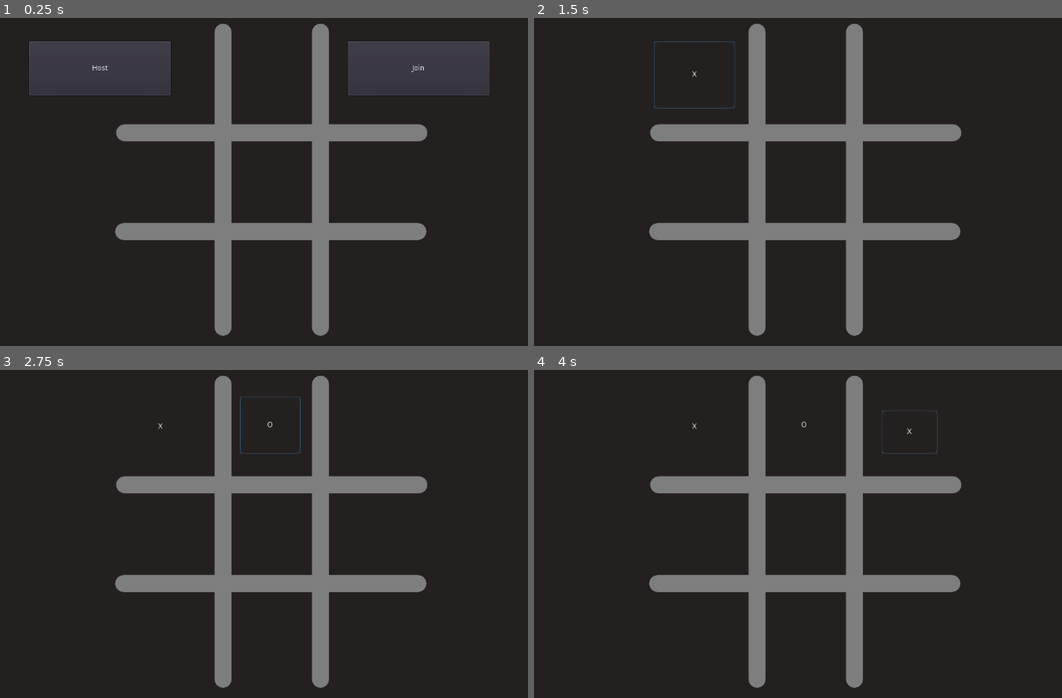
Above: before the commit, frames 1-4 (two rows, left to right).
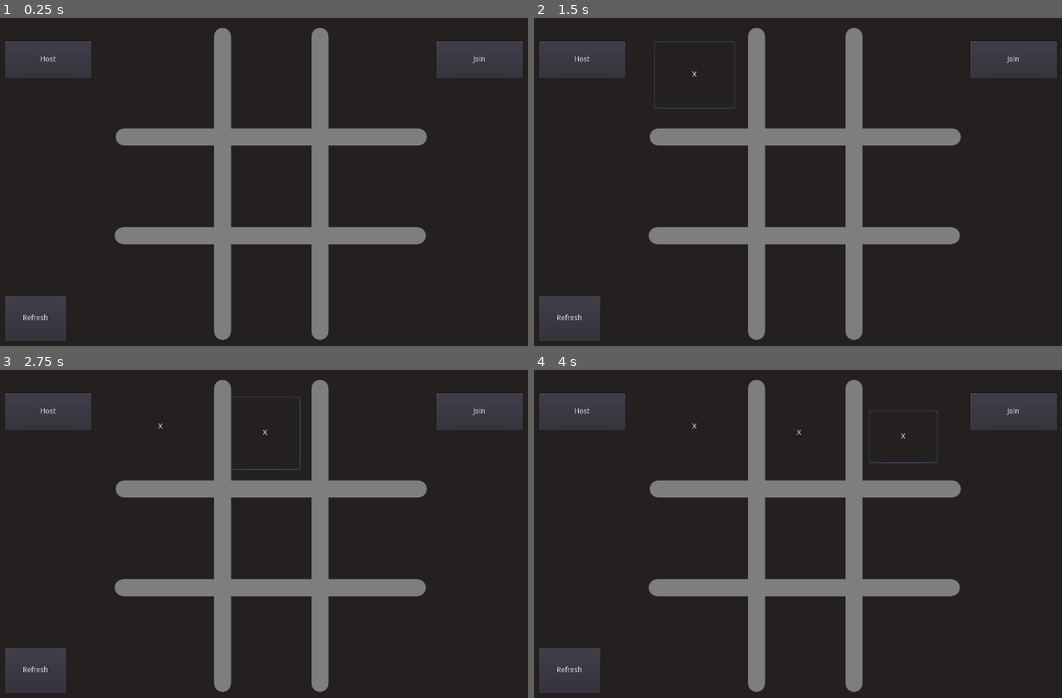
Above: after the commit, the same moments.

Repository: Aether-Interactive-Studios/Tic-Tac-Toe
Game: Godot game, scene res://Main.tscn
Two runs of this game, one before a commit and one after it. Both use one fixed random seed, a clock stepped at 60 frames per second and the inputs below.
Inputs (mouse positions are in pixels of both pictures, inside the frame that each line leads up to; where the layout moved, square brackets give the same spot in the first picture):
- Up to frame 1 (0.25 s): no input
- Up to frame 2 (1.5 s): click (692, 73) at 0.5 s; click (692, 73) at 1.25 s
- Up to frame 3 (2.75 s): click (264, 432) [269, 425] at 2 s
- Up to frame 4 (4 s): click "O" (after the commit: "X") at 2.75 s; click (903, 435) [908, 432] at 3.5 s

The runs differ from the first frame. In frame 1, 13% of the frame differs, in the area x 0-100%, y 1-99%; in frame 2, 8.7%; in frame 3, 8.8%; in frame 4, 8.8%.

Commit message:
Proper turn based

Diff:
--- a/Globals.gd
+++ b/Globals.gd
@@ -4,9 +4,9 @@
 # Declare member variables here. Examples:
 # var a = 2
 # var b = "text"
-var a ="X"
+var a = "X"
 var player = 0
-
+var turn = 0
 # Called when the node enters the scene tree for the first time.
 func _ready():
 
--- a/Main.gd
+++ b/Main.gd
@@ -1,49 +1,85 @@
 extends Node
 
-
-# Declare member variables here. Examples:
-# var a = 2
-# var b = "text"
-
-
+#var turn = 0
+var player = 0
 # Called when the node enters the scene tree for the first time.
 func _ready():
 
 	pass # Replace with function body.
 
 
-# Called every frame. 'delta' is the elapsed time since the previous frame.
-#func _process(delta):
-#	pass
+
 remote func update(state, text):
+	p.m(state)
 	var currentbutton = "Buttons/Button"+str(state)
 	get_node(currentbutton).text = text
-	if Globals.a=="X":
-		print("1")
-		Globals.a="O"
-	elif Globals.a=="O":
-		Globals.a="X"
-
+	pass
+#	turner()
+#	var currentbutton = "Buttons/Button"+str(state)
+#	get_node(currentbutton).text = text
+##	p.m(Globals.turn%2)
+##	if text == "X":
+##		Globals.a = "O"
+##	elif text == "O":
+##		Globals.a = "X"
+#	$Label.visible = true
+#	get_node(currentbutton).text = text
+#
+#func turner():
+#	if turn%2 == 0:
+#		#p.m(Globals.turn%2)
+#		Globals.a = "X"
+#	else:
+#		Globals.a = "O"
+#
+#	p.m(Globals.a)
 
 func _on_Button_pressed(state):
-	var currentbutton = "Buttons/Button"+str(state)
 
-	get_node(currentbutton).text = Globals.a
-	rpc("update",state,Globals.a)
-
-
-	if Globals.a=="X":
-		print("1")
+	if player == 0:
+		Globals.a="X"
+		var currentbutton = "Buttons/Button"+str(state)
+		get_node(currentbutton).text = Globals.a
+		rpc("update",state,Globals.a)
+	elif player == 1:
 		Globals.a="O"
-	elif Globals.a=="O":
-		Globals.a="X"
+		var currentbutton = "Buttons/Button"+str(state)
+		get_node(currentbutton).text = Globals.a
+		rpc("update",state,Globals.a)
+#	if $Label.visible == false:
+#		Globals.a = "O"
+#		var currentbutton = "Buttons/Button"+str(state)
+#		get_node(currentbutton).text = Globals.a
+#		rpc("update",state,Globals.a,turn)
+#		$Label.visible = true
+#	else:
+#		#p.m(turn)
+#		Globals.a = "X"
+#		var currentbutton = "Buttons/Button"+str(state)
+#		get_node(currentbutton).text = Globals.a
+#
+#		#turner()
+#
+#		rpc("update",state,Globals.a,turn)
+#
+#
+#		get_node(currentbutton).text = Globals.a
+#		turn = turn + 1
+#		$Label.visible = false
+	#	if Globals.a=="X":
+#		print("1")
+#		Globals.a="O"
+#	elif Globals.a=="O":
+#		Globals.a="X"
 
 	pass # Replace with function body.
 
 
 func _on_Host_pressed():
 	Network.host()
-	Globals.player= 0
+	#player= 0
+	#Globals.a = "O"
+
 	$Host.visible = false
 	$Join.visible = false
 	pass # Replace with function body.
@@ -51,7 +87,7 @@
 
 func _on_Join_pressed():
 	Network.join()
-	Globals.player= 1
+	player = 1
 	$Host.visible = false
 	$Join.visible = false
 	pass # Replace with function body.
--- a/Main.tscn
+++ b/Main.tscn
@@ -7,92 +7,174 @@
 script = ExtResource( 2 )
 
 [node name="ColorRect" type="ColorRect" parent="."]
-margin_right = 1681.0
-margin_bottom = 1035.0
+anchor_right = 1.0
+anchor_bottom = 1.0
+margin_right = 38.0
+margin_bottom = 43.0
 color = Color( 0.145098, 0.129412, 0.129412, 1 )
 
+[node name="TextureRect" type="TextureRect" parent="ColorRect"]
+anchor_left = 0.457
+anchor_top = 0.425
+anchor_right = 0.538
+anchor_bottom = 0.528
+margin_left = -249.142
+margin_top = -270.222
+margin_right = 261.922
+margin_bottom = 287.008
+texture = ExtResource( 1 )
+
 [node name="Tictactoe" type="Sprite" parent="ColorRect"]
+visible = false
 position = Vector2( 654, 346 )
 texture = ExtResource( 1 )
 
 [node name="Buttons" type="Node" parent="."]
 
 [node name="Button1" type="Button" parent="Buttons"]
-margin_left = 363.0
-margin_top = 80.0
-margin_right = 519.0
-margin_bottom = 209.0
+anchor_left = 0.284
+anchor_top = 0.111
+anchor_right = 0.405
+anchor_bottom = 0.29
+margin_left = -0.52002
+margin_top = 0.0799942
+margin_right = 0.599976
+margin_bottom = 0.199982
 flat = true
 
 [node name="Button2" type="Button" parent="Buttons"]
-margin_left = 594.0
-margin_top = 86.0
-margin_right = 710.0
-margin_bottom = 196.0
+anchor_left = 0.448
+anchor_top = 0.119
+anchor_right = 0.555
+anchor_bottom = 0.315
+margin_left = 0.559998
+margin_top = 0.32
+margin_right = -0.400024
+margin_bottom = 0.199982
 flat = true
 
 [node name="Button3" type="Button" parent="Buttons"]
-margin_left = 801.0
-margin_top = 113.0
-margin_right = 908.0
-margin_bottom = 196.0
+anchor_left = 0.602
+anchor_top = 0.157
+anchor_right = 0.709
+anchor_bottom = 0.297
+margin_left = 6.43994
+margin_top = -0.0400009
+margin_right = 0.479919
+margin_bottom = 0.159988
 flat = true
 
 [node name="Button4" type="Button" parent="Buttons"]
-margin_left = 386.0
-margin_top = 308.0
-margin_right = 510.0
-margin_bottom = 403.0
+anchor_left = 0.302
+anchor_top = 0.428
+anchor_right = 0.398
+anchor_bottom = 0.56
+margin_left = -0.560028
+margin_top = -0.160034
+margin_right = 0.559967
+margin_bottom = -0.200012
 flat = true
 
 [node name="Button5" type="Button" parent="Buttons"]
-margin_left = 602.0
-margin_top = 308.0
-margin_right = 709.0
-margin_bottom = 391.0
+anchor_left = 0.483
+anchor_top = 0.488
+anchor_right = 0.483
+anchor_bottom = 0.488
+margin_left = -33.2401
+margin_top = -55.36
+margin_right = 88.7599
+margin_bottom = 55.64
 flat = true
 
 [node name="Button6" type="Button" parent="Buttons"]
-margin_left = 801.0
-margin_top = 308.0
-margin_right = 908.0
-margin_bottom = 391.0
+anchor_left = 0.626
+anchor_top = 0.428
+anchor_right = 0.709
+anchor_bottom = 0.543
+margin_left = -0.280029
+margin_top = -0.160034
+margin_right = 0.479919
+margin_bottom = 0.039978
 flat = true
 
 [node name="Button7" type="Button" parent="Buttons"]
-margin_left = 386.0
-margin_top = 492.0
-margin_right = 506.0
-margin_bottom = 602.0
+anchor_left = 0.302
+anchor_top = 0.683
+anchor_right = 0.395
+anchor_bottom = 0.836
+margin_left = -0.560028
+margin_top = 0.23999
+margin_right = 0.399994
+margin_bottom = 0.0799561
 flat = true
 
 [node name="Button8" type="Button" parent="Buttons"]
-margin_left = 602.0
-margin_top = 519.0
-margin_right = 709.0
-margin_bottom = 602.0
+anchor_left = 0.47
+anchor_top = 0.721
+anchor_right = 0.554
+anchor_bottom = 0.836
+margin_left = 0.399963
+margin_top = -0.119995
+margin_right = -0.119995
+margin_bottom = 0.0799561
 flat = true
 
 [node name="Button9" type="Button" parent="Buttons"]
-margin_left = 801.0
-margin_top = 519.0
-margin_right = 908.0
-margin_bottom = 602.0
+anchor_left = 0.626
+anchor_top = 0.721
+anchor_right = 0.709
+anchor_bottom = 0.836
+margin_left = -0.280029
+margin_top = -0.119995
+margin_right = 0.479919
+margin_bottom = 0.0799561
 flat = true
 
+[node name="Refresh" type="Button" parent="."]
+anchor_left = 0.136
+anchor_top = 0.836
+anchor_right = 0.136
+anchor_bottom = 0.836
+margin_left = -31.08
+margin_top = -32.9201
+margin_right = 86.36
+margin_bottom = 54.5199
+text = "Refresh"
+
+[node name="Join" type="Button" parent="."]
+anchor_left = 0.759
+anchor_top = 0.119
+anchor_right = 0.888
+anchor_bottom = 0.21
+margin_left = -0.520081
+margin_top = -5.68
+margin_right = 0.359863
+margin_bottom = -0.200012
+text = "Join"
+
 [node name="Host" type="Button" parent="."]
-margin_left = 189.0
-margin_top = 80.0
-margin_right = 461.0
-margin_bottom = 184.0
+anchor_left = 0.105
+anchor_top = 0.103
+anchor_right = 0.105
+anchor_bottom = 0.103
+margin_left = 8.59999
+margin_top = 5.84
+margin_right = 173.6
+margin_bottom = 76.84
 text = "Host"
 
-[node name="Join" type="Button" parent="."]
-margin_left = 801.0
-margin_top = 80.0
-margin_right = 1073.0
-margin_bottom = 184.0
-text = "Join"
+[node name="Control" type="Control" parent="."]
+
+[node name="Label" type="Label" parent="Control"]
+visible = false
+margin_left = 599.0
+margin_top = 639.0
+margin_right = 706.0
+margin_bottom = 673.0
+size_flags_horizontal = 3
+size_flags_vertical = 7
+text = "Your Turn"
+uppercase = true
 
 [connection signal="pressed" from="Buttons/Button1" to="." method="_on_Button_pressed" binds= [ "1" ]]
 [connection signal="pressed" from="Buttons/Button2" to="." method="_on_Button_pressed" flags=6 binds= [ "2" ]]
--- a/Network.gd
+++ b/Network.gd
@@ -8,13 +8,13 @@
 func host():
 	var peer = NetworkedMultiplayerENet.new()
 
-	peer.create_server(8070)
+	peer.create_server(6969)
 
 	get_tree().set_network_peer(peer)
 func join():
 	var peer = NetworkedMultiplayerENet.new()
 
-	peer.create_client("127.0.0.1", 8070)
+	peer.create_client("127.0.0.1", 6969)
 
 	get_tree().set_network_peer(peer)
 
--- /dev/null
+++ b/Scripts/p.gd
@@ -0,0 +1,11 @@
+extends Node
+
+
+# Declare member variables here. Examples:
+# var a = 2
+# var b = "text"
+
+
+# Called when the node enters the scene tree for the first time.
+func m(x):
+	print(str(x))
--- a/project.godot
+++ b/project.godot
@@ -71,11 +71,25 @@
 Globals="*res://Globals.gd"
 Gotm="*res://gotm/Gotm.gd"
 Network="*res://Network.gd"
+p="*res://Scripts/p.gd"
+
+[debug]
+
+multirun/number_of_windows=2
+multirun/window_distance=1270
+multirun/add_custom_args=true
+multirun/first_window_args="listen"
+multirun/other_window_args="join"
 
 [display]
 
 window/size/width=1280
 window/size/height=720
+window/stretch/aspect="keep"
+
+[editor_plugins]
+
+enabled=PoolStringArray( "res://addons/multirun/plugin.cfg" )
 
 [physics]
 
Not shown: 1 places in Main.tscn that only renumber resources
Not shown, added: addons/multirun/Multirun.gd
Not shown, added: addons/multirun/plugin.cfg
Not shown, changed: Exports/Tic.pck
